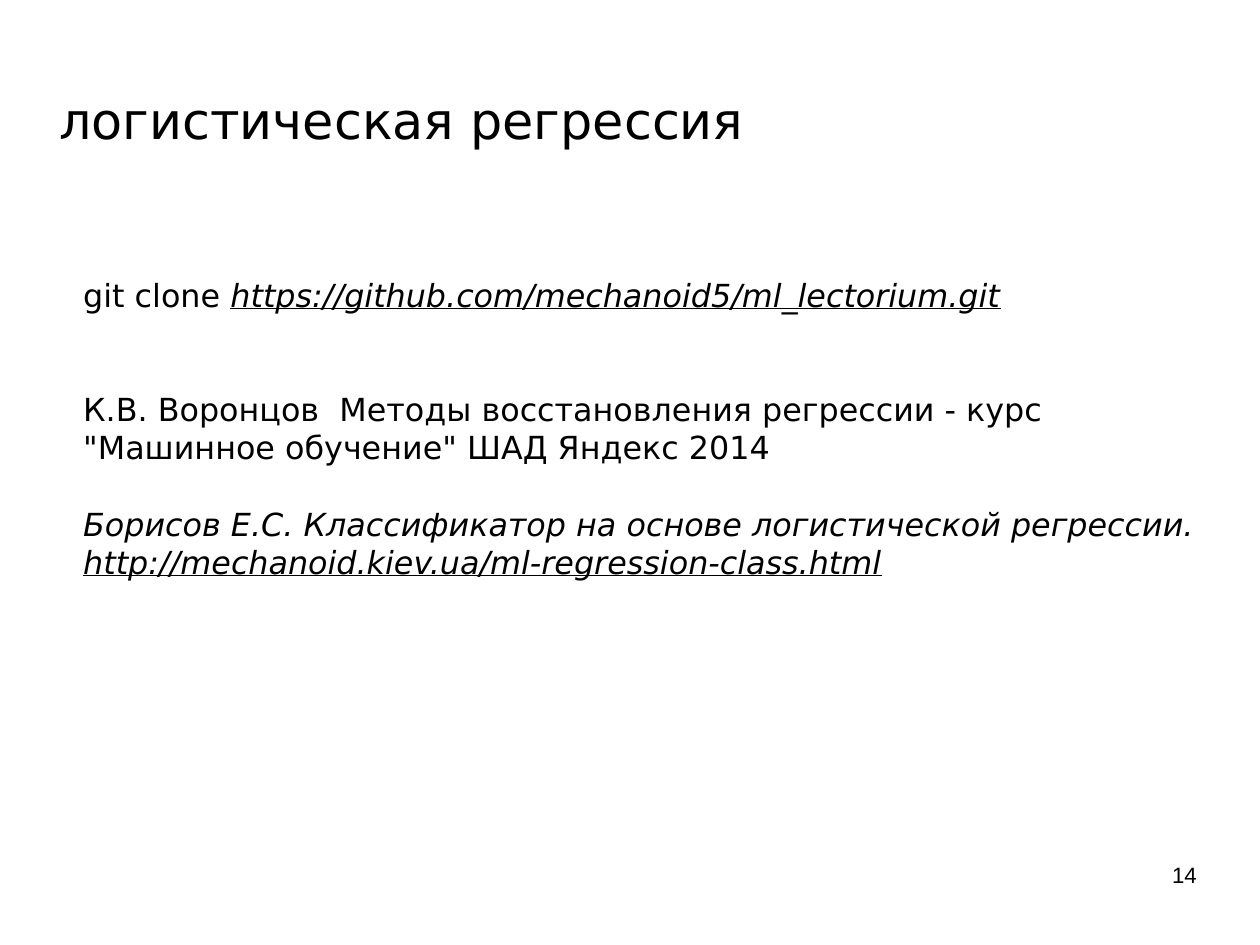
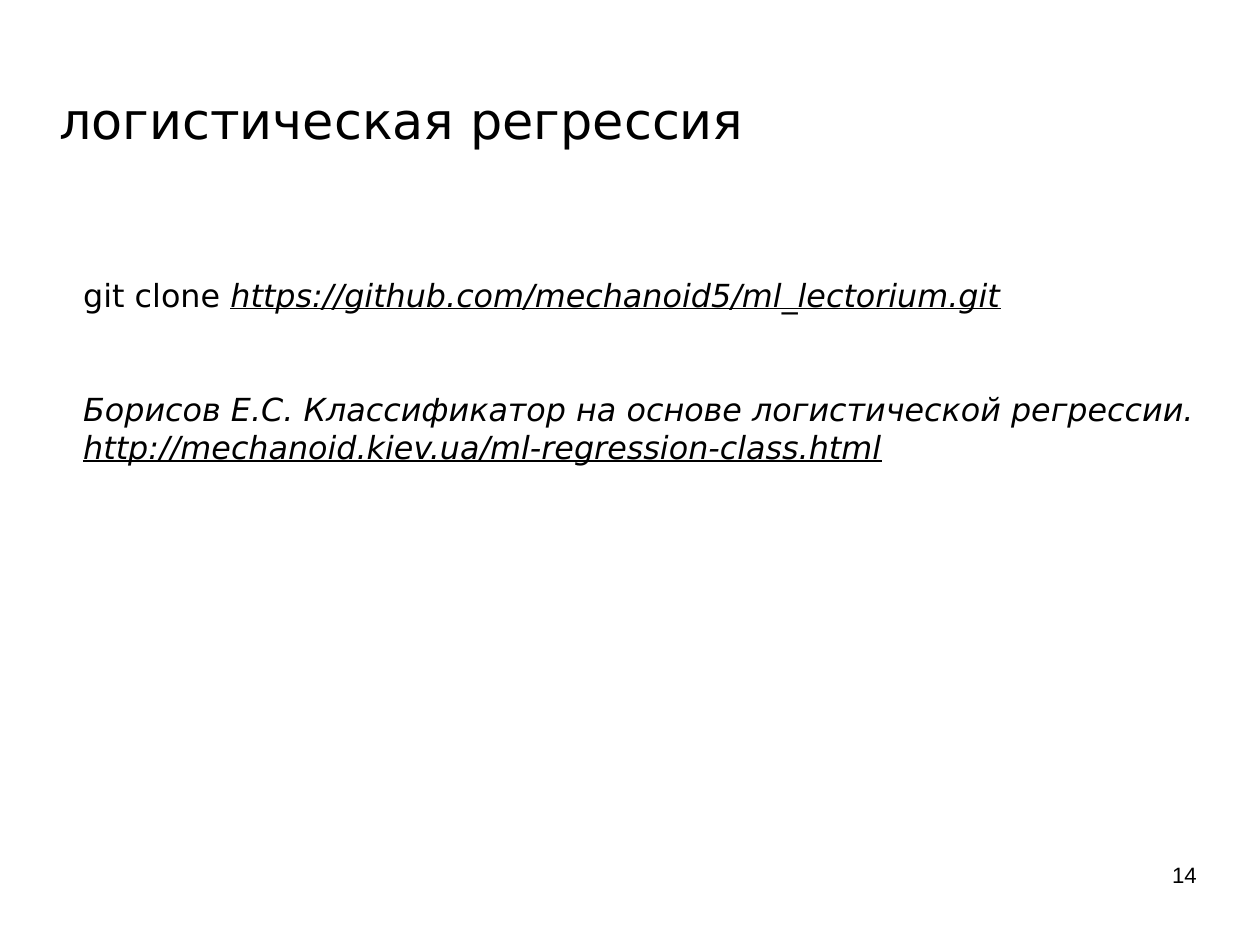
Before and after one commit to mechanoid5/ml_lectorium_legacy, a slide deck: slide 14 of 10-regression-log.odp. Drawn at 1260x945 pixels with LibreOffice and Linux fonts; fonts in the diff are those of the drawing; background and template pictures are left out. Boxes give left, top, right and bottom in pixels: in the first picture for what was removed or moved away, otherwise in the second. Text is boxed around its words. In the diff, an @@ line names an element or a change of style, - is before the commit and + after.

```diff
--- a/10-regression-log.odp
+++ b/10-regression-log.odp
@@ text at bbox=[83, 398, 1042, 466]: paragraph removed @@
-К.В. Воронцов Методы восстановления регрессии - курс "Машинное обучение" ШАД Яндекс 2014
```
Also in this commit, not shown: 3 other files.
